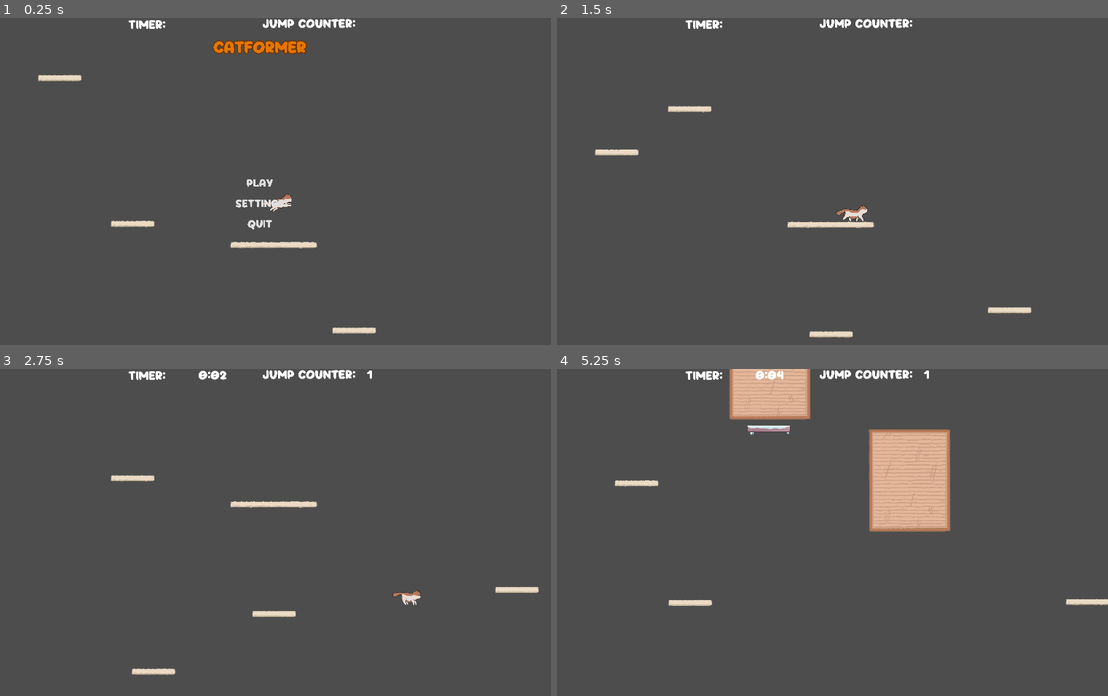
Above: before the commit, frames 1-4 (two rows, left to right).
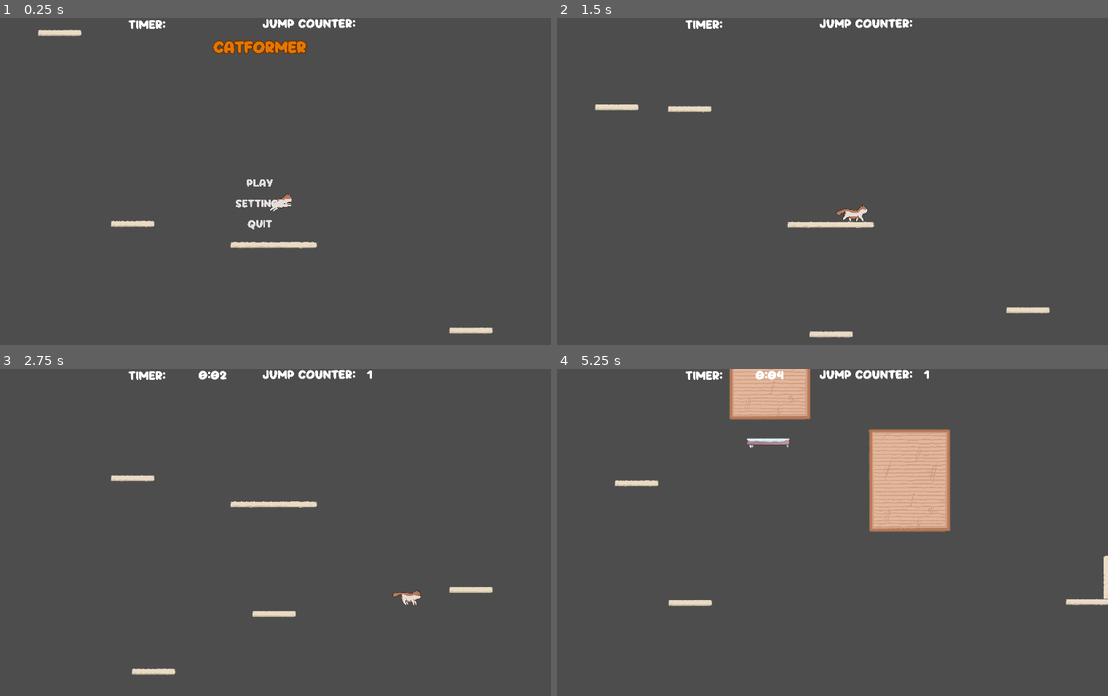
Above: after the commit, the same moments.

Repository: speedacm/Game-Dev-Catformer
Game: Godot game, scene res://Scenes/main.tscn
Two runs of this game, one before a commit and one after it. Both use one fixed random seed, a clock stepped at 60 frames per second and the inputs below.
Inputs (mouse positions are in pixels of both pictures, inside the frame that each line leads up to):
- Up to frame 1 (0.25 s): no input
- Up to frame 2 (1.5 s): click "Play" at 0.5 s; move the mouse to (942, 165) at 1.27 s; hold D (right) from 1.28 s (still down); tap C (c) at 1.35 s; click (942, 165) at 1.42 s
- Up to frame 3 (2.75 s): release D (right) at 2 s; drag from (143, 548) to (231, 597) at 2.02 s
- Up to frame 4 (5.25 s): move the mouse to (876, 460) at 2.77 s; hold A (left) 2.78-3.5 s; tap C (c) at 2.85, 4.55 s; drag from (788, 597) to (639, 483) at 3.52 s; move the mouse to (992, 581) at 4.27 s; hold D (right) 4.28-5 s; tap Space (space) at 4.35 s; drag from (639, 483) to (727, 450) at 5.02 s

The runs differ from the first frame. In frame 1, 0.6% of the frame differs, in the area x 6-90%, y 3-97%; in frame 2, 0.4%; in frame 3, 0.3%; in frame 4, 0.4%.

Commit message:
Level 3 progresss

Diff:
--- a/Scenes/level_2.tscn
+++ b/Scenes/level_2.tscn
@@ -30,6 +30,10 @@
 [node name="Node2D" parent="." instance=ExtResource("4_6ki0e")]
 position = Vector2(1213, -8516)
 
+[node name="platform17" parent="." instance=ExtResource("1_2uu0x")]
+position = Vector2(1781, -1808)
+rotation = -1.5708
+
 [node name="platform4" parent="." instance=ExtResource("1_2uu0x")]
 position = Vector2(1659, -1642)
 
@@ -37,7 +41,7 @@
 position = Vector2(-962, -1636)
 
 [node name="lowfricplat" parent="." instance=ExtResource("2_qhm5k")]
-position = Vector2(-444, -2789)
+position = Vector2(-448, -2703)
 
 [node name="platform6" parent="." instance=ExtResource("1_2uu0x")]
 position = Vector2(-1316, -2426)
@@ -98,3 +102,6 @@
 
 [node name="platform16" parent="." instance=ExtResource("1_2uu0x")]
 position = Vector2(-828, -9920)
+
+[node name="platform18" parent="." instance=ExtResource("1_2uu0x")]
+position = Vector2(-1259, -9683)
--- a/Scenes/level_3.tscn
+++ b/Scenes/level_3.tscn
@@ -12,7 +12,7 @@
 position = Vector2(414, 7)
 
 [node name="platform" parent="MovingPlatform2" index="0"]
-position = Vector2(1040.2, 0)
+position = Vector2(884.32, 0)
 
 [node name="platform2" parent="." instance=ExtResource("1_e4frk")]
 position = Vector2(0, -558)
@@ -22,17 +22,60 @@
 position = Vector2(-934, -589)
 
 [node name="platform" parent="MovingPlatform" index="0"]
-position = Vector2(1, 150)
+position = Vector2(884.32, 0)
 
 [node name="AnimationPlayer" parent="MovingPlatform/platform" index="2"]
 autoplay = "vert1"
 
 [node name="MovingPlatform3" parent="." instance=ExtResource("2_svbia")]
-position = Vector2(-1415, -1769)
+position = Vector2(-1415, -2067)
+
+[node name="platform" parent="MovingPlatform3" index="0"]
+position = Vector2(884.32, 0)
 
 [node name="AnimationPlayer" parent="MovingPlatform3/platform" index="2"]
 autoplay = "vert2"
 
+[node name="platform4" parent="." instance=ExtResource("1_e4frk")]
+position = Vector2(-1001, -2270)
+
+[node name="MovingPlatform4" parent="." instance=ExtResource("2_svbia")]
+position = Vector2(-1001, -2716)
+
+[node name="platform" parent="MovingPlatform4" index="0"]
+position = Vector2(884.32, 0)
+
+[node name="AnimationPlayer" parent="MovingPlatform4/platform" index="2"]
+autoplay = "hor3"
+
+[node name="MovingPlatform5" parent="." instance=ExtResource("2_svbia")]
+position = Vector2(1556, -3126)
+
+[node name="platform" parent="MovingPlatform5" index="0"]
+position = Vector2(520.6, 0)
+
+[node name="AnimationPlayer" parent="MovingPlatform5/platform" index="2"]
+autoplay = "vert3"
+
+[node name="MovingPlatform6" parent="." instance=ExtResource("2_svbia")]
+position = Vector2(258, -3708)
+
+[node name="platform" parent="MovingPlatform6" index="0"]
+position = Vector2(1, -450)
+
+[node name="AnimationPlayer" parent="MovingPlatform6/platform" index="2"]
+autoplay = "vert4"
+
+[node name="platform5" parent="." instance=ExtResource("1_e4frk")]
+position = Vector2(942, -3708)
+
+[node name="MovingPlatform7" parent="." instance=ExtResource("2_svbia")]
+position = Vector2(-394, -4586)
+
 [editable path="MovingPlatform2"]
 [editable path="MovingPlatform"]
 [editable path="MovingPlatform3"]
+[editable path="MovingPlatform4"]
+[editable path="MovingPlatform5"]
+[editable path="MovingPlatform6"]
+[editable path="MovingPlatform7"]
--- a/Scenes/map.tscn
+++ b/Scenes/map.tscn
@@ -56,9 +56,6 @@
 [node name="platform12" parent="." instance=ExtResource("2_kcbli")]
 position = Vector2(-705, -2867)
 
-[node name="platform13" parent="." instance=ExtResource("2_kcbli")]
-position = Vector2(1028, -3381)
-
 [node name="Node2D" parent="." instance=ExtResource("4_4jxh7")]
 position = Vector2(713, -7274)
 
@@ -81,7 +78,7 @@
 position = Vector2(234, -4189)
 
 [node name="highfricplat4" parent="." instance=ExtResource("6_hdb2k")]
-position = Vector2(-502, -7677)
+position = Vector2(-362, -7623)
 
 [node name="highfricplat3" parent="." instance=ExtResource("6_hdb2k")]
 position = Vector2(-608, -6255)
@@ -97,15 +94,18 @@
 position = Vector2(160.272, -955)
 scale = Vector2(0.943394, 1)
 
-[node name="highfricplat" parent="." instance=ExtResource("6_hdb2k")]
-position = Vector2(573, -4184)
-
 [node name="lowfricplat3" parent="." instance=ExtResource("5_q510l")]
 position = Vector2(-215, -5362)
 
 [node name="lowfricplat5" parent="." instance=ExtResource("5_q510l")]
-position = Vector2(-140, -7624)
+position = Vector2(-83, -7588)
 scale = Vector2(0.943394, 1)
 
 [node name="WidthGuide" parent="." instance=ExtResource("7_o437w")]
 position = Vector2(15, 0)
+
+[node name="highfricplat5" parent="." instance=ExtResource("6_hdb2k")]
+position = Vector2(1027, -3374)
+
+[node name="platform13" parent="." instance=ExtResource("2_kcbli")]
+position = Vector2(-705, -3561)
--- a/Scenes/movingPlatform.tscn
+++ b/Scenes/movingPlatform.tscn
@@ -1,6 +1,40 @@
-[gd_scene load_steps=8 format=3 uid="uid://cp13perh2nvvy"]
+[gd_scene load_steps=13 format=3 uid="uid://cp13perh2nvvy"]
 
 [ext_resource type="PackedScene" uid="uid://cxuchcpo4q2cs" path="res://Scenes/platform.tscn" id="1_i30jq"]
+
+[sub_resource type="Animation" id="Animation_lsfr0"]
+resource_name = "hor1"
+length = 5.0
+loop_mode = 1
+tracks/0/type = "value"
+tracks/0/imported = false
+tracks/0/enabled = true
+tracks/0/path = NodePath(".:position")
+tracks/0/interp = 1
+tracks/0/loop_wrap = true
+tracks/0/keys = {
+"times": PackedFloat32Array(0, 2.5, 5),
+"transitions": PackedFloat32Array(1, 1, 1),
+"update": 0,
+"values": [Vector2(1, 0), Vector2(1300, 0), Vector2(1, 0)]
+}
+
+[sub_resource type="Animation" id="Animation_ogxux"]
+resource_name = "hor2"
+length = 2.0
+loop_mode = 1
+tracks/0/type = "value"
+tracks/0/imported = false
+tracks/0/enabled = true
+tracks/0/path = NodePath(".:position")
+tracks/0/interp = 1
+tracks/0/loop_wrap = true
+tracks/0/keys = {
+"times": PackedFloat32Array(0, 1, 2),
+"transitions": PackedFloat32Array(1, 1, 1),
+"update": 0,
+"values": [Vector2(1, 0), Vector2(1, 300), Vector2(1, 0)]
+}
 
 [sub_resource type="Animation" id="Animation_dg2ue"]
 resource_name = "movementLoop"
@@ -17,23 +51,6 @@
 "transitions": PackedFloat32Array(1, 1, 1),
 "update": 0,
 "values": [Vector2(1, 0), Vector2(327, -352), Vector2(1, 0)]
-}
-
-[sub_resource type="Animation" id="Animation_lsfr0"]
-resource_name = "hor1"
-length = 5.0
-loop_mode = 1
-tracks/0/type = "value"
-tracks/0/imported = false
-tracks/0/enabled = true
-tracks/0/path = NodePath(".:position")
-tracks/0/interp = 1
-tracks/0/loop_wrap = true
-tracks/0/keys = {
-"times": PackedFloat32Array(0, 2.5, 5),
-"transitions": PackedFloat32Array(1, 1, 1),
-"update": 0,
-"values": [Vector2(1, 0), Vector2(1300, 0), Vector2(1, 0)]
 }
 
 [sub_resource type="Animation" id="Animation_pxovf"]
@@ -53,23 +70,6 @@
 "values": [Vector2(1, 0), Vector2(1, -750), Vector2(1, 0)]
 }
 
-[sub_resource type="Animation" id="Animation_ogxux"]
-resource_name = "hor2"
-length = 2.0
-loop_mode = 1
-tracks/0/type = "value"
-tracks/0/imported = false
-tracks/0/enabled = true
-tracks/0/path = NodePath(".:position")
-tracks/0/interp = 1
-tracks/0/loop_wrap = true
-tracks/0/keys = {
-"times": PackedFloat32Array(0, 1, 2),
-"transitions": PackedFloat32Array(1, 1, 1),
-"update": 0,
-"values": [Vector2(1, 0), Vector2(1, 300), Vector2(1, 0)]
-}
-
 [sub_resource type="Animation" id="Animation_r5cdj"]
 resource_name = "vert2"
 length = 3.0
@@ -87,22 +87,110 @@
 "values": [Vector2(1, 0), Vector2(1, 750), Vector2(1, 0)]
 }
 
+[sub_resource type="Animation" id="Animation_lvyyl"]
+resource_name = "hor3"
+length = 8.0
+loop_mode = 1
+tracks/0/type = "value"
+tracks/0/imported = false
+tracks/0/enabled = true
+tracks/0/path = NodePath(".:position")
+tracks/0/interp = 1
+tracks/0/loop_wrap = true
+tracks/0/keys = {
+"times": PackedFloat32Array(0, 4, 8),
+"transitions": PackedFloat32Array(1, 1, 1),
+"update": 0,
+"values": [Vector2(0, 0), Vector2(2000, 0), Vector2(0, 0)]
+}
+
+[sub_resource type="Animation" id="Animation_fmeo7"]
+resource_name = "vert3"
+length = 1.5
+loop_mode = 1
+tracks/0/type = "value"
+tracks/0/imported = false
+tracks/0/enabled = true
+tracks/0/path = NodePath(".:position")
+tracks/0/interp = 1
+tracks/0/loop_wrap = true
+tracks/0/keys = {
+"times": PackedFloat32Array(0, 0.7, 1.5),
+"transitions": PackedFloat32Array(1, 1, 1),
+"update": 0,
+"values": [Vector2(1, 0), Vector2(1, 375), Vector2(1, 0)]
+}
+
+[sub_resource type="Animation" id="Animation_mbjvm"]
+resource_name = "vert4"
+length = 2.0
+loop_mode = 1
+tracks/0/type = "value"
+tracks/0/imported = false
+tracks/0/enabled = true
+tracks/0/path = NodePath(".:position")
+tracks/0/interp = 1
+tracks/0/loop_wrap = true
+tracks/0/keys = {
+"times": PackedFloat32Array(0, 1, 2),
+"transitions": PackedFloat32Array(1, 1, 1),
+"update": 0,
+"values": [Vector2(1, 0), Vector2(1, -450), Vector2(1, 0)]
+}
+
+[sub_resource type="Animation" id="Animation_eoisa"]
+resource_name = "vert5"
+length = 2.0
+loop_mode = 1
+tracks/0/type = "value"
+tracks/0/imported = false
+tracks/0/enabled = true
+tracks/0/path = NodePath(".:position")
+tracks/0/interp = 1
+tracks/0/loop_wrap = true
+tracks/0/keys = {
+"times": PackedFloat32Array(0, 1, 2),
+"transitions": PackedFloat32Array(1, 1, 1),
+"update": 0,
+"values": [Vector2(1, 0), Vector2(1, 450), Vector2(1, 0)]
+}
+
+[sub_resource type="Animation" id="Animation_hvcew"]
+resource_name = "vert6"
+length = 2.0
+loop_mode = 1
+tracks/0/type = "value"
+tracks/0/imported = false
+tracks/0/enabled = true
+tracks/0/path = NodePath(".:position")
+tracks/0/interp = 1
+tracks/0/loop_wrap = true
+tracks/0/keys = {
+"times": PackedFloat32Array(0, 1, 2),
+"transitions": PackedFloat32Array(1, 1, 1),
+"update": 0,
+"values": [Vector2(1, 450), Vector2(1, 0), Vector2(1, 450)]
+}
+
 [sub_resource type="AnimationLibrary" id="AnimationLibrary_r4ejq"]
 _data = {
 "hor1": SubResource("Animation_lsfr0"),
 "hor2": SubResource("Animation_ogxux"),
+"hor3": SubResource("Animation_lvyyl"),
 "movementLoop": SubResource("Animation_dg2ue"),
 "vert1": SubResource("Animation_pxovf"),
-"vert2": SubResource("Animation_r5cdj")
+"vert2": SubResource("Animation_r5cdj"),
+"vert3": SubResource("Animation_fmeo7"),
+"vert4": SubResource("Animation_mbjvm"),
+"vert5": SubResource("Animation_eoisa"),
+"vert6": SubResource("Animation_hvcew")
 }
 
 [node name="MovingPlatform" type="Node2D"]
 
 [node name="platform" parent="." instance=ExtResource("1_i30jq")]
-position = Vector2(1, 750)
 
 [node name="AnimationPlayer" type="AnimationPlayer" parent="platform"]
-autoplay = "hor1"
 libraries = {
 "": SubResource("AnimationLibrary_r4ejq")
 }
Not shown: 1 places in Scenes/level_2.tscn that only renumber resources
Not shown: 1 places in Scenes/main.tscn that only renumber resources
Not shown: 1 places in Scenes/map.tscn that only renumber resources
Not shown: 1 places in Scenes/ui/themes/theme_one.tres that only renumber resources
